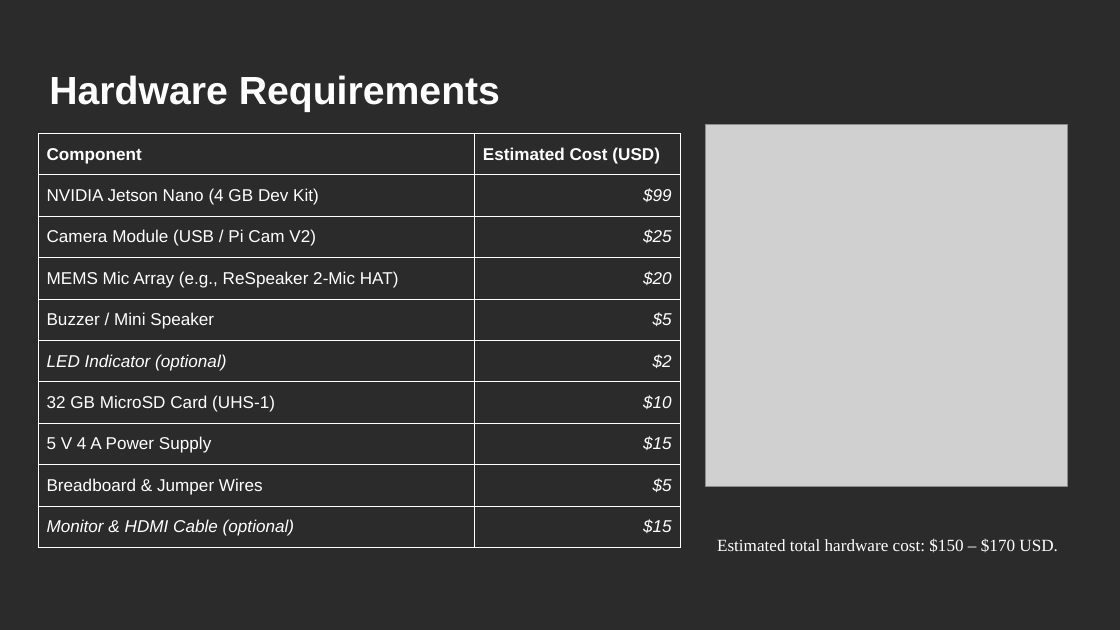
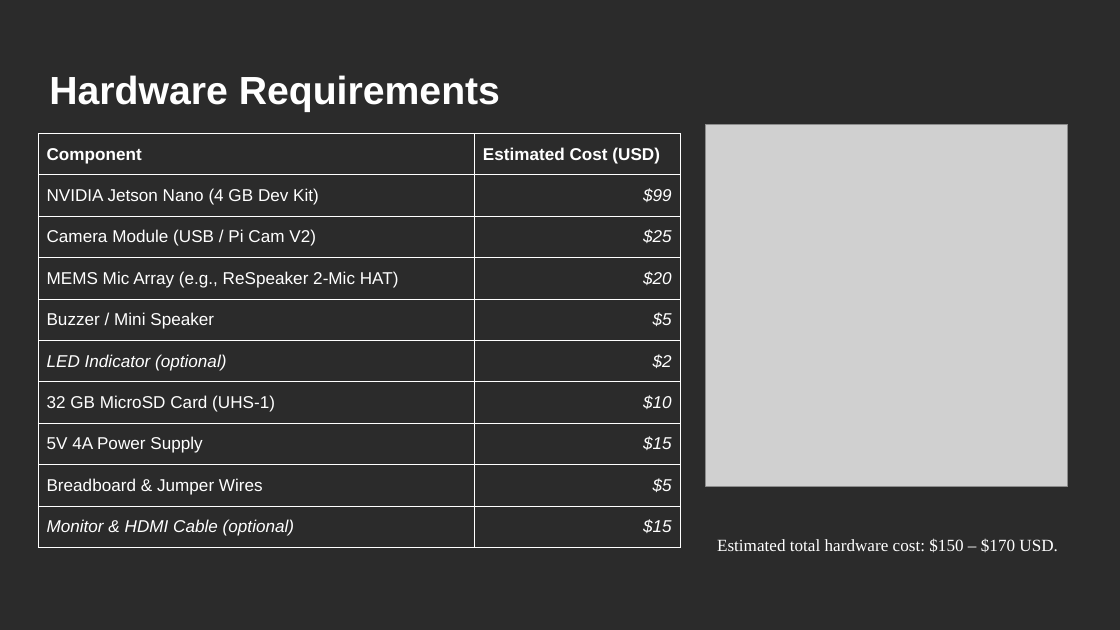
Before and after one commit to Mircea-s-classes/ai-hardware-project-proposal-mst_3, a slide deck: slide 4 of presentations/Sentinel-AI.pptx. Drawn at 1120x630 pixels with LibreOffice and Linux fonts; fonts in the diff are those of the drawing; grey boxes stand for pictures; background and template pictures are left out; a plain dark background stands for a picture behind light text. Boxes give left, top, right and bottom in pixels: in the first picture for what was removed or moved away, otherwise in the second. Text is boxed around its words. In the diff, an @@ line names an element or a change of style, - is before the commit and + after.

```diff
--- a/presentations/Sentinel-AI.pptx
+++ b/presentations/Sentinel-AI.pptx
@@ table at [38, 133, 680, 540] @@
-row 8, column 1: 5 V 4 A Power Supply
+row 8, column 1: 5V 4A Power Supply
```
Also in this commit, not shown: 2 other slides changed.
